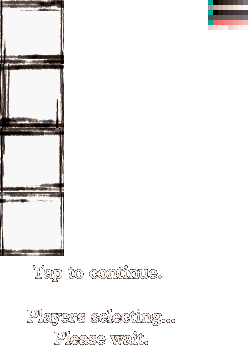
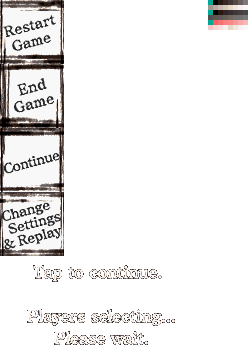
The second 248x360 image is a revision of the first. Changes to its layers:
added layer "Change Settings & Replay copy" above "Change Settings & Replay" over <box>1,14,61,250</box>
